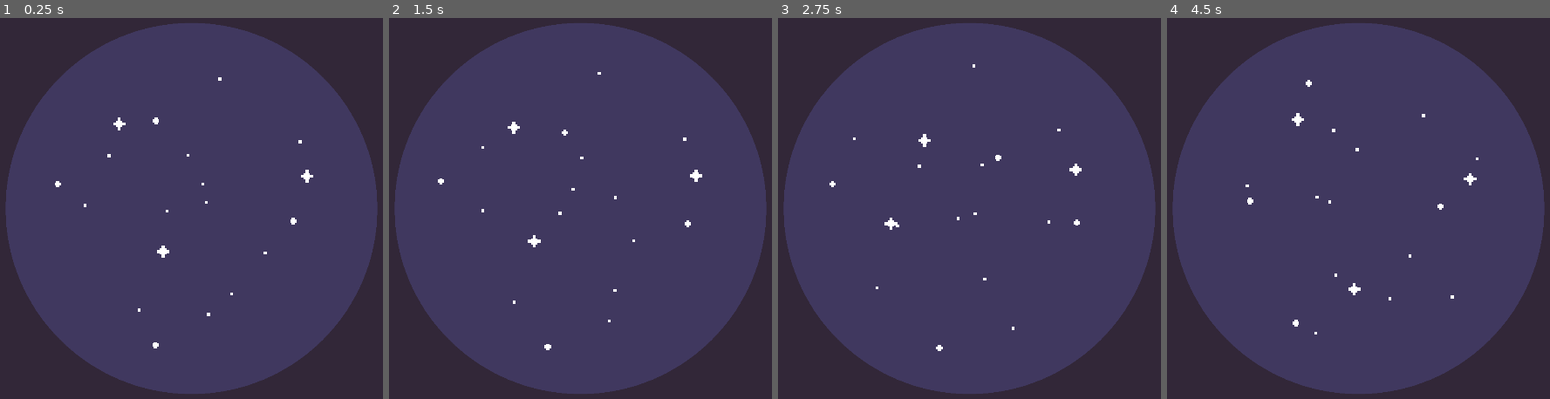
Above: before the commit, frames 1-4 (left to right).
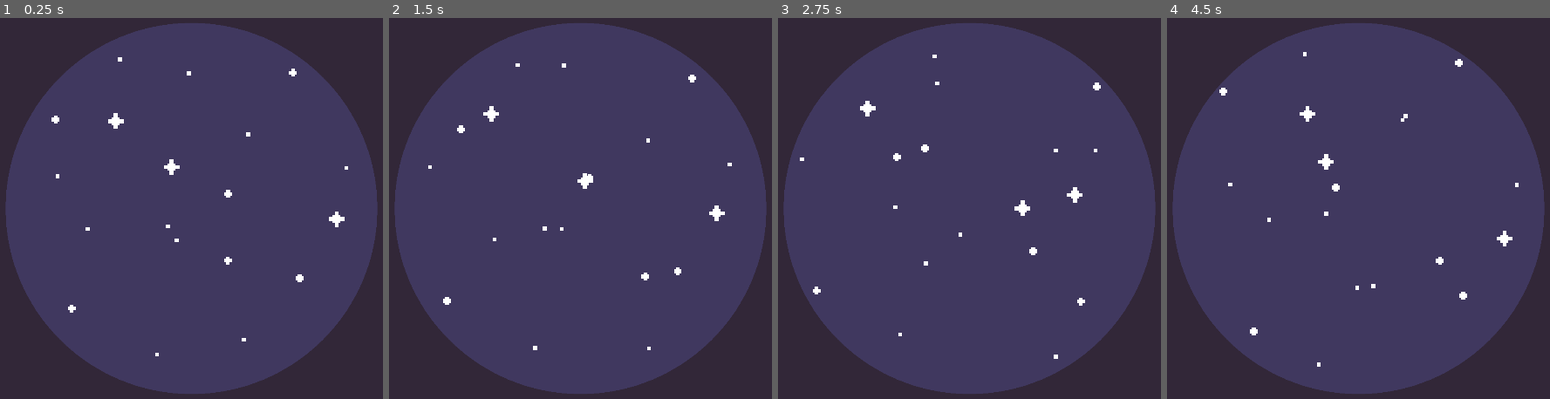
Above: after the commit, the same moments.

Repository: ATTOCORRECT/DesignWeek-Winter2025
Game: Godot game, scene res://Game.tscn
The game is run twice, just before and just after one commit, with the same random seed, the same clock (stepped at 60 frames per second) and the same inputs.
Inputs (mouse positions are in pixels of both pictures, inside the frame that each line leads up to):
- Up to frame 1 (0.25 s): no input
- Up to frame 2 (1.5 s): tap Enter at 0.5 s; move the mouse to (733, 189) at 0.52 s; click (733, 189) at 0.67 s; tap Space at 1.25 s; drag from (438, 227) to (546, 284) at 1.27 s
- Up to frame 3 (2.75 s): tap Enter at 2 s; move the mouse to (1038, 120) at 2.02 s; click (1038, 120) at 2.17 s
- Up to frame 4 (4.5 s): tap Space at 2.75, 4.25 s; drag from (1324, 284) to (outside the picture) at 2.77 s; tap Enter at 3.5 s; move the mouse to (outside the picture) at 3.52 s; click (outside the picture) at 3.67 s; drag from (outside the picture) to (1255, 109) at 4.27 s

The runs differ from the first frame. In frame 1, 0.8% of the frame differs, in the area x 13-91%, y 10-89%; in frame 2, 0.8%; in frame 3, 0.9%; in frame 4, 0.9%, in the area x 13-92%, y 8-92%.

Commit message:
star connecting

Diff:
--- a/stargazing-prototype/Game.tscn
+++ b/stargazing-prototype/Game.tscn
@@ -19,6 +19,7 @@
 anchor_bottom = 1.0
 grow_horizontal = 2
 grow_vertical = 2
+mouse_filter = 1
 
 [node name="TextureRect" type="TextureRect" parent="UI"]
 layout_mode = 1
@@ -39,11 +40,12 @@
 environment = SubResource("Environment_xkndl")
 projection = 1
 current = true
-fov = 7.0
-size = 2.5
+fov = 7.1
+size = 2.0
+near = 10.0
 
 [node name="Star Cluster" parent="World" instance=ExtResource("1_wbfu4")]
-transform = Transform3D(0.853553, -0.146447, 0.5, 0.5, 0.5, -0.707107, -0.146447, 0.853553, 0.5, 0, 0, -16)
+transform = Transform3D(1, 0, 0, 0, 1, 0, 0, 0, 1, 0, 0, -16)
 
 [node name="Player Controller" type="Node" parent="."]
 script = ExtResource("3_u44n3")
--- /dev/null
+++ b/stargazing-prototype/Test.tscn
@@ -0,0 +1,10 @@
+[gd_scene load_steps=2 format=3 uid="uid://xklf035qyy2a"]
+
+[ext_resource type="PackedScene" uid="uid://c6h15vi3l4y8a" path="res://star.tscn" id="1_myinc"]
+
+[node name="Node3D" type="Node3D"]
+
+[node name="Camera3D" type="Camera3D" parent="."]
+
+[node name="Star" parent="." instance=ExtResource("1_myinc")]
+transform = Transform3D(1, 0, 0, 0, 1, 0, 0, 0, 1, 0, 0, -4)
--- a/stargazing-prototype/game.gd
+++ b/stargazing-prototype/game.gd
@@ -3,3 +3,4 @@
 func _enter_tree() -> void:
 	Singleton.camera = $World/Telescope/Camera3D
 	Singleton.star_cluster = $"World/Star Cluster"
+	Singleton.player_controller = $"Player Controller"
--- /dev/null
+++ b/stargazing-prototype/line.tscn
@@ -0,0 +1,12 @@
+[gd_scene load_steps=2 format=3 uid="uid://j4vrom37riro"]
+
+[sub_resource type="CapsuleMesh" id="CapsuleMesh_yf8mb"]
+resource_local_to_scene = true
+radius = 0.005
+height = 1.0
+
+[node name="Line" type="Node3D"]
+
+[node name="MeshInstance3D" type="MeshInstance3D" parent="."]
+transform = Transform3D(1, 0, 0, 0, -4.37114e-08, -1, 0, 1, -4.37114e-08, 0, 0, 0)
+mesh = SubResource("CapsuleMesh_yf8mb")
--- a/stargazing-prototype/player_controller.gd
+++ b/stargazing-prototype/player_controller.gd
@@ -11,17 +11,14 @@
 var drag_roll_position = 0.0
 var drag_roll_position_offset = 0.0
 
-func _ready() -> void:
-	pass
+func _input(event):
 
-func _process(_delta: float) -> void:
-	pass
-
-func _input(event):
 	# Mouse pressed
 	if event is InputEventMouseButton:
 		# Mouse 1 pressed
-		if event.pressed == true:
+		if event.pressed == true && Singleton.active_state == Singleton.State.DEFAULT:
+			Singleton.active_state = Singleton.State.CONSTELATION_ALIGNMENT
+
 			var position = telescope_normalized_screen_position(event.position)
 			var centered_position = position * 2 - Vector2.ONE
 			var roll_position = atan2(centered_position.x,centered_position.y)
@@ -37,9 +34,10 @@
 				drag_roll = false
 
 		if event.pressed == false:
+			Singleton.active_state = Singleton.State.DEFAULT
 			dragging = false
 
-	if event is InputEventMouseMotion:
+	if event is InputEventMouseMotion && Singleton.active_state == Singleton.State.CONSTELATION_ALIGNMENT:
 		if dragging:
 			if drag_roll:
 				var position = telescope_normalized_screen_position(event.position)
@@ -63,8 +61,6 @@
 					Singleton.star_cluster.rotate(Vector3.UP,drag_position_offset.x * 2)
 					Singleton.star_cluster.rotate(Vector3.RIGHT,drag_position_offset.y * 2)
 
-
-
 func telescope_normalized_screen_position(event_position : Vector2) -> Vector2:
 	var centered_event_position = event_position - Vector2.RIGHT * 0.5 * (SCREEN_SIZE.x - SCREEN_SIZE.y)
 	var position = centered_event_position / SCREEN_SIZE.y
--- a/stargazing-prototype/singleton.gd
+++ b/stargazing-prototype/singleton.gd
@@ -1,4 +1,8 @@
 extends Node
+
+enum State {CONSTELATION_ALIGNMENT, CONSTELATION_TRACING, DEFAULT}
+var active_state = State.DEFAULT
 
 var camera: Camera3D
 var star_cluster: Node3D
+var player_controller: Node
--- /dev/null
+++ b/stargazing-prototype/star.gd
@@ -0,0 +1,38 @@
+extends Sprite3D
+
+var select_mode
+var selected = false
+
+@onready var star_cluster = $".".get_parent().get_parent()
+
+func _on_area_3d_mouse_entered() -> void:
+	if Singleton.active_state == Singleton.State.CONSTELATION_TRACING:
+		select()
+		star_cluster.add_to_selection(self)
+
+func _on_area_3d_mouse_exited() -> void:
+	pass
+
+func _on_area_3d_input_event(_camera: Node, event: InputEvent, _event_position: Vector3, _normal: Vector3, _shape_idx: int) -> void:
+	if event is InputEventMouseButton:
+		if event.pressed == true && selected == false:
+			select()
+			star_cluster.start_selection(self)
+			Singleton.active_state = Singleton.State.CONSTELATION_TRACING
+		elif event.pressed == true && selected == true:
+			star_cluster.reset_selection()
+
+func select():
+	selected = true
+	$".".modulate = Color.GOLD
+
+func deselect():
+	selected = false
+	$".".modulate = Color.WHITE
+
+func toggle_selected():
+	selected = !selected
+	if selected:
+		$".".modulate = Color.GOLD
+	else:
+		$".".modulate = Color.WHITE
--- /dev/null
+++ b/stargazing-prototype/star.tscn
@@ -0,0 +1,22 @@
+[gd_scene load_steps=4 format=3 uid="uid://c6h15vi3l4y8a"]
+
+[ext_resource type="Texture2D" uid="uid://bhcc4rm4jh8hv" path="res://assets/star_small.png" id="1_46ao5"]
+[ext_resource type="Script" uid="uid://rdr14xcxynrr" path="res://star.gd" id="2_e2x7v"]
+
+[sub_resource type="SphereShape3D" id="SphereShape3D_e2x7v"]
+radius = 0.05
+
+[node name="Star" type="Sprite3D"]
+billboard = 1
+texture_filter = 0
+texture = ExtResource("1_46ao5")
+script = ExtResource("2_e2x7v")
+
+[node name="Area3D" type="Area3D" parent="."]
+
+[node name="CollisionShape3D" type="CollisionShape3D" parent="Area3D"]
+shape = SubResource("SphereShape3D_e2x7v")
+
+[connection signal="input_event" from="Area3D" to="." method="_on_area_3d_input_event"]
+[connection signal="mouse_entered" from="Area3D" to="." method="_on_area_3d_mouse_entered"]
+[connection signal="mouse_exited" from="Area3D" to="." method="_on_area_3d_mouse_exited"]
--- /dev/null
+++ b/stargazing-prototype/star_cluster.gd
@@ -0,0 +1,65 @@
+extends Node3D
+
+var stars: Array[Node3D] = []
+var lines: Array
+
+func _input(event: InputEvent) -> void:
+
+	if event is InputEventMouseButton:
+		if event.pressed == false && Singleton.active_state == Singleton.State.CONSTELATION_TRACING:
+			Singleton.active_state = Singleton.State.DEFAULT
+
+func reset_selection():
+	for s in stars:
+		s.deselect()
+
+	stars.clear()
+	clear_line()
+
+func start_selection(star: Node3D):
+	reset_selection()
+	stars.append(star)
+
+func add_to_selection(star: Node3D):
+	stars.append(star)
+	update_line()
+
+func update_line():
+	clear_line()
+
+	if stars.size() < 2:
+		return
+
+	for i in stars.size() - 1:
+		lines.append(line(stars[i].position, stars[i + 1].position))
+		pass
+
+func clear_line():
+	for l in lines:
+		l.queue_free()
+	lines.clear()
+
+func line(point1: Vector3, point2: Vector3) -> MeshInstance3D:
+	var mesh_instance = MeshInstance3D.new()
+	var line_mesh = CapsuleMesh.new()
+	var material = StandardMaterial3D.new()
+
+	mesh_instance.mesh = line_mesh
+	mesh_instance.cast_shadow = false
+	mesh_instance.position = (point1 + point2) / 2
+
+	line_mesh.radius = 0.005
+	line_mesh.height = (point2 - point1).length()
+	line_mesh.material = material
+
+	material.shading_mode = BaseMaterial3D.SHADING_MODE_UNSHADED
+	material.albedo_color = Color.GOLD
+
+	add_child(mesh_instance)
+
+	var angle = (point2 - point1).angle_to(Vector3.UP)
+	var axis = (point2 - point1).cross(Vector3.UP).normalized()
+	if axis != Vector3.ZERO:
+		mesh_instance.rotate(-axis, angle)
+
+	return mesh_instance
--- a/stargazing-prototype/star_cluster.tscn
+++ b/stargazing-prototype/star_cluster.tscn
@@ -1,129 +1,80 @@
-[gd_scene load_steps=4 format=3 uid="uid://detqrcdohb0f4"]
+[gd_scene load_steps=5 format=3 uid="uid://detqrcdohb0f4"]
 
+[ext_resource type="PackedScene" uid="uid://c6h15vi3l4y8a" path="res://star.tscn" id="1_86r6b"]
+[ext_resource type="Script" uid="uid://d4l1733n0hx3u" path="res://star_cluster.gd" id="1_h87vp"]
 [ext_resource type="Texture2D" uid="uid://bu6rokk325ecg" path="res://assets/star_big.png" id="1_u1o31"]
-[ext_resource type="Texture2D" uid="uid://bhcc4rm4jh8hv" path="res://assets/star_small.png" id="2_86r6b"]
 [ext_resource type="Texture2D" uid="uid://c583xmajg272d" path="res://assets/star_medium.png" id="3_h87vp"]
 
 [node name="Star Cluster" type="Node3D"]
+script = ExtResource("1_h87vp")
 
 [node name="Dipper" type="Node3D" parent="."]
 
-[node name="Sprite3D" type="Sprite3D" parent="Dipper"]
+[node name="Star" parent="Dipper" instance=ExtResource("1_86r6b")]
 transform = Transform3D(1, 0, 0, 0, 1, 0, 0, 0, 1, 0.741087, -0.0540568, 0.193059)
-billboard = 1
-texture_filter = 0
 texture = ExtResource("1_u1o31")
 
-[node name="Sprite3D2" type="Sprite3D" parent="Dipper"]
+[node name="Star2" parent="Dipper" instance=ExtResource("1_86r6b")]
 transform = Transform3D(1, 0, 0, 0, 1, 0, 0, 0, 1, -0.10159, 0.211625, -0.686783)
-billboard = 1
-texture_filter = 0
 texture = ExtResource("1_u1o31")
 
-[node name="Sprite3D3" type="Sprite3D" parent="Dipper"]
+[node name="Star3" parent="Dipper" instance=ExtResource("1_86r6b")]
 transform = Transform3D(1, 0, 0, 0, 1, 0, 0, 0, 1, -0.387215, 0.446255, 0.430426)
-billboard = 1
-texture_filter = 0
 texture = ExtResource("1_u1o31")
 
-[node name="Sprite3D4" type="Sprite3D" parent="Dipper"]
-transform = Transform3D(1, 0, 0, 0, 1, 0, 0, 0, 1, 0.158789, 0.384584, 0.784895)
-billboard = 1
-texture_filter = 0
-texture = ExtResource("2_86r6b")
-
-[node name="Sprite3D5" type="Sprite3D" parent="Dipper"]
-transform = Transform3D(1, 0, 0, 0, 1, 0, 0, 0, 1, 0.185944, -0.265756, -0.848193)
-billboard = 1
-texture_filter = 0
+[node name="Star4" parent="Dipper" instance=ExtResource("1_86r6b")]
+transform = Transform3D(1, 0, 0, 0, 1, 0, 0, 0, 1, 0.187003, 0.0742291, 0.784895)
 texture = ExtResource("3_h87vp")
 
-[node name="Sprite3D6" type="Sprite3D" parent="Dipper"]
-transform = Transform3D(1, 0, 0, 0, 1, 0, 0, 0, 1, 0.551777, -0.355489, 0.253192)
-billboard = 1
-texture_filter = 0
+[node name="Star5" parent="Dipper" instance=ExtResource("1_86r6b")]
+transform = Transform3D(1, 0, 0, 0, 1, 0, 0, 0, 1, 0.185944, -0.265756, -0.848193)
 texture = ExtResource("3_h87vp")
 
-[node name="Sprite3D7" type="Sprite3D" parent="Dipper"]
+[node name="Star6" parent="Dipper" instance=ExtResource("1_86r6b")]
+transform = Transform3D(1, 0, 0, 0, 1, 0, 0, 0, 1, 0.551777, -0.355489, 0.253192)
+texture = ExtResource("3_h87vp")
+
+[node name="Star7" parent="Dipper" instance=ExtResource("1_86r6b")]
 transform = Transform3D(1, 0, 0, 0, 1, 0, 0, 0, 1, -0.692975, 0.454406, -0.390592)
-billboard = 1
-texture_filter = 0
 texture = ExtResource("3_h87vp")
 
 [node name="Other Stars" type="Node3D" parent="."]
+transform = Transform3D(1, 0, 0, 0, 1, 0, 0, 0, 1, 0.00296235, 0, 0)
 
-[node name="Sprite3D4" type="Sprite3D" parent="Other Stars"]
+[node name="Star" parent="Other Stars" instance=ExtResource("1_86r6b")]
 transform = Transform3D(1, 0, 0, 0, 1, 0, 0, 0, 1, -0.368557, 0.762718, -0.199389)
-billboard = 1
-texture_filter = 0
-texture = ExtResource("2_86r6b")
 
-[node name="Sprite3D5" type="Sprite3D" parent="Other Stars"]
+[node name="Star2" parent="Other Stars" instance=ExtResource("1_86r6b")]
 transform = Transform3D(1, 0, 0, 0, 1, 0, 0, 0, 1, -0.532999, -0.103737, -0.4779)
-billboard = 1
-texture_filter = 0
-texture = ExtResource("2_86r6b")
 
-[node name="Sprite3D6" type="Sprite3D" parent="Other Stars"]
+[node name="Star3" parent="Other Stars" instance=ExtResource("1_86r6b")]
 transform = Transform3D(1, 0, 0, 0, 1, 0, 0, 0, 1, -0.0791111, -0.163212, 0.601331)
-billboard = 1
-texture_filter = 0
-texture = ExtResource("2_86r6b")
 
-[node name="Sprite3D7" type="Sprite3D" parent="Other Stars"]
+[node name="Star4" parent="Other Stars" instance=ExtResource("1_86r6b")]
 transform = Transform3D(1, 0, 0, 0, 1, 0, 0, 0, 1, -0.122935, -0.0912157, -0.126596)
-billboard = 1
-texture_filter = 0
-texture = ExtResource("2_86r6b")
 
-[node name="Sprite3D8" type="Sprite3D" parent="Other Stars"]
+[node name="Star5" parent="Other Stars" instance=ExtResource("1_86r6b")]
 transform = Transform3D(1, 0, 0, 0, 1, 0, 0, 0, 1, 0.265218, -0.670314, -0.506384)
-billboard = 1
-texture_filter = 0
-texture = ExtResource("2_86r6b")
 
-[node name="Sprite3D9" type="Sprite3D" parent="Other Stars"]
+[node name="Star6" parent="Other Stars" instance=ExtResource("1_86r6b")]
 transform = Transform3D(1, 0, 0, 0, 1, 0, 0, 0, 1, -0.614386, -0.510671, 0.438658)
-billboard = 1
-texture_filter = 0
 texture = ExtResource("3_h87vp")
 
-[node name="Sprite3D10" type="Sprite3D" parent="Other Stars"]
+[node name="Star7" parent="Other Stars" instance=ExtResource("1_86r6b")]
 transform = Transform3D(1, 0, 0, 0, 1, 0, 0, 0, 1, -0.17928, -0.745441, 0.30383)
-billboard = 1
-texture_filter = 0
-texture = ExtResource("2_86r6b")
 
-[node name="Sprite3D11" type="Sprite3D" parent="Other Stars"]
-transform = Transform3D(1, 0, 0, 0, 1, 0, 0, 0, 1, 0.17444, 0.0402554, -0.32915)
-billboard = 1
-texture_filter = 0
-texture = ExtResource("2_86r6b")
+[node name="Star8" parent="Other Stars" instance=ExtResource("1_86r6b")]
+transform = Transform3D(1, 0, 0, 0, 1, 0, 0, 0, 1, 0.287296, 0.378825, -0.32915)
 
-[node name="Sprite3D12" type="Sprite3D" parent="Other Stars"]
+[node name="Star9" parent="Other Stars" instance=ExtResource("1_86r6b")]
 transform = Transform3D(1, 0, 0, 0, 1, 0, 0, 0, 1, -0.686382, 0.165466, 0.551172)
-billboard = 1
-texture_filter = 0
-texture = ExtResource("2_86r6b")
 
-[node name="Sprite3D13" type="Sprite3D" parent="Other Stars"]
+[node name="Star10" parent="Other Stars" instance=ExtResource("1_86r6b")]
 transform = Transform3D(1, 0, 0, 0, 1, 0, 0, 0, 1, -0.0165057, 0.69135, 0.420932)
-billboard = 1
-texture_filter = 0
-texture = ExtResource("2_86r6b")
 
-[node name="Sprite3D14" type="Sprite3D" parent="Other Stars"]
-transform = Transform3D(1, 0, 0, 0, 1, 0, 0, 0, 1, 0.515639, 0.697611, -0.313413)
-billboard = 1
-texture_filter = 0
-texture = ExtResource("2_86r6b")
+[node name="Star11" parent="Other Stars" instance=ExtResource("1_86r6b")]
+transform = Transform3D(1, 0, 0, 0, 1, 0, 0, 0, 1, 0.515639, 0.693581, -0.313413)
+texture = ExtResource("3_h87vp")
 
-[node name="Sprite3D15" type="Sprite3D" parent="Other Stars"]
+[node name="Star12" parent="Other Stars" instance=ExtResource("1_86r6b")]
 transform = Transform3D(1, 0, 0, 0, 1, 0, 0, 0, 1, 0.787972, 0.206159, 0.101277)
-billboard = 1
-texture_filter = 0
-texture = ExtResource("2_86r6b")
-
-[node name="CSGSphere3D" type="CSGSphere3D" parent="."]
-visible = false
-radius = 1.0
Not shown, added: stargazing-prototype/star.gd.uid
Not shown, added: stargazing-prototype/star_cluster.gd.uid
